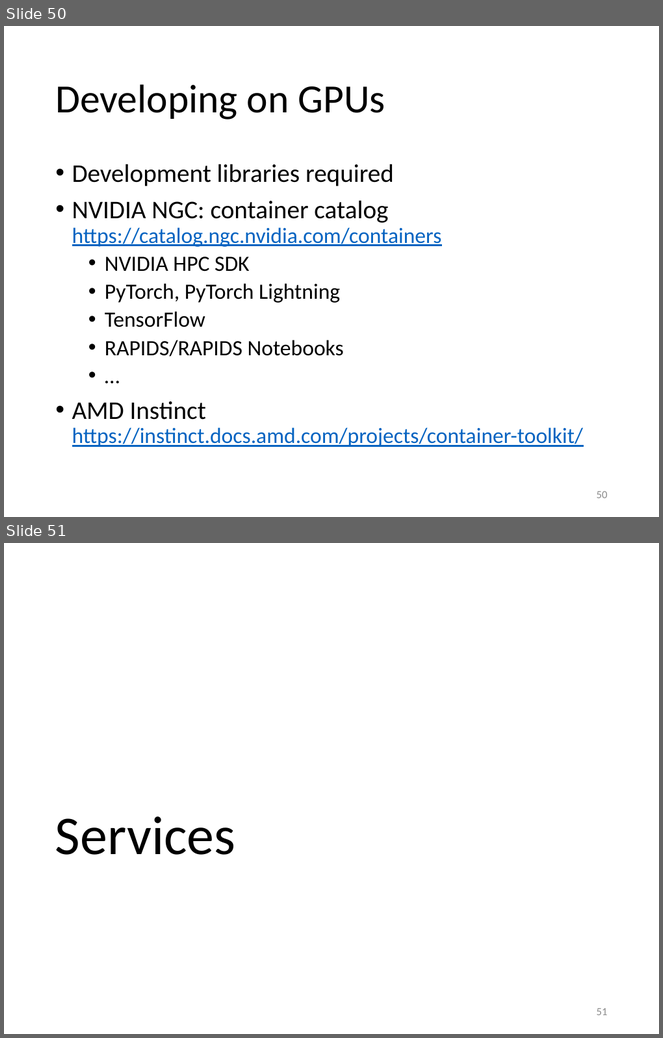
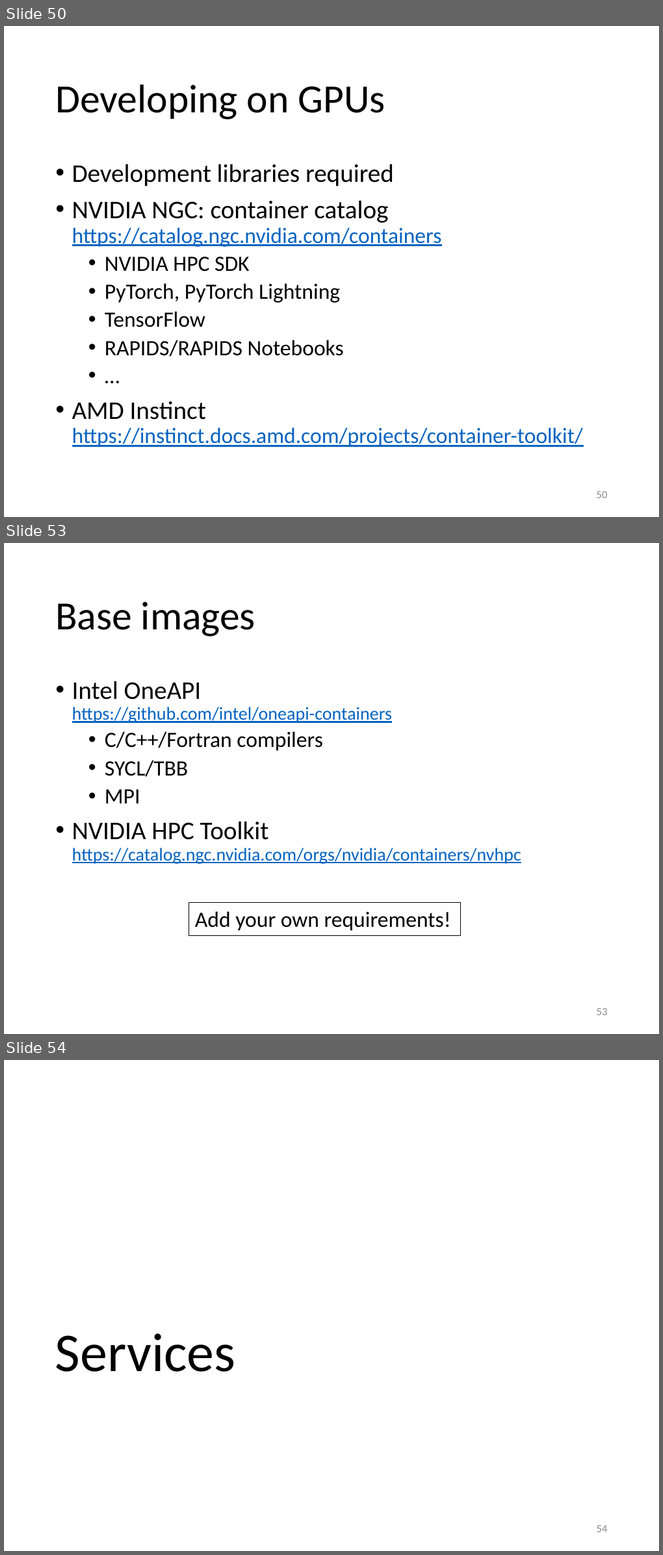
Before and after one commit to gjbex/Containers-for-HPC, a slide deck: containers_for_hpc.pptx. Shown one above the other, each under a label of ours: slides 50 and 51 before the commit, slides 50, 53 and 54 after it; the slides between them are not shown. The pictures are 663x1038 and 663x1555 pixels, drawn with LibreOffice and Linux fonts; fonts in the diff are those of the drawing. Boxes give left, top, right and bottom in pixels: in the first picture for what was removed or moved away, otherwise in the second. Text is boxed around its words. In the diff, an @@ line names an element or a change of style, - is before the commit and + after.

```diff
--- a/containers_for_hpc.pptx
+++ b/containers_for_hpc.pptx
@@ slide 53 added at <box>4,543,659,1034</box>, background #FFFFFF @@
@@ title added at <box>55,601,256,637</box>, 44 pt, text #000000 @@
+Base images
@@ text added at <box>72,681,521,864</box>, 20 pt, text #0563C1, underline @@
+• Intel OneAPI
+  https://github.com/intel/oneapi-containers
+  • C/C++/Fortran compilers
+  • SYCL/TBB
+  • MPI
+• NVIDIA HPC Toolkit
+  https://catalog.ngc.nvidia.com/orgs/nvidia/containers/nvhpc
@@ rectangle added at <box>189,902,461,936</box>, fill #FFFFFF, outline #000000 0.75 pt, 24 pt, text #000000 @@
+Add your own requirements!
@@ page number added at <box>597,1008,608,1016</box>, 12 pt, text #8C8C8C @@
+53
@@ what was slide 51 is now slide 54 @@
@@ page number at <box>597,1525,608,1533</box>: text changed @@
-51
+54
```
Also in this commit, not shown: 2 other slides added.
